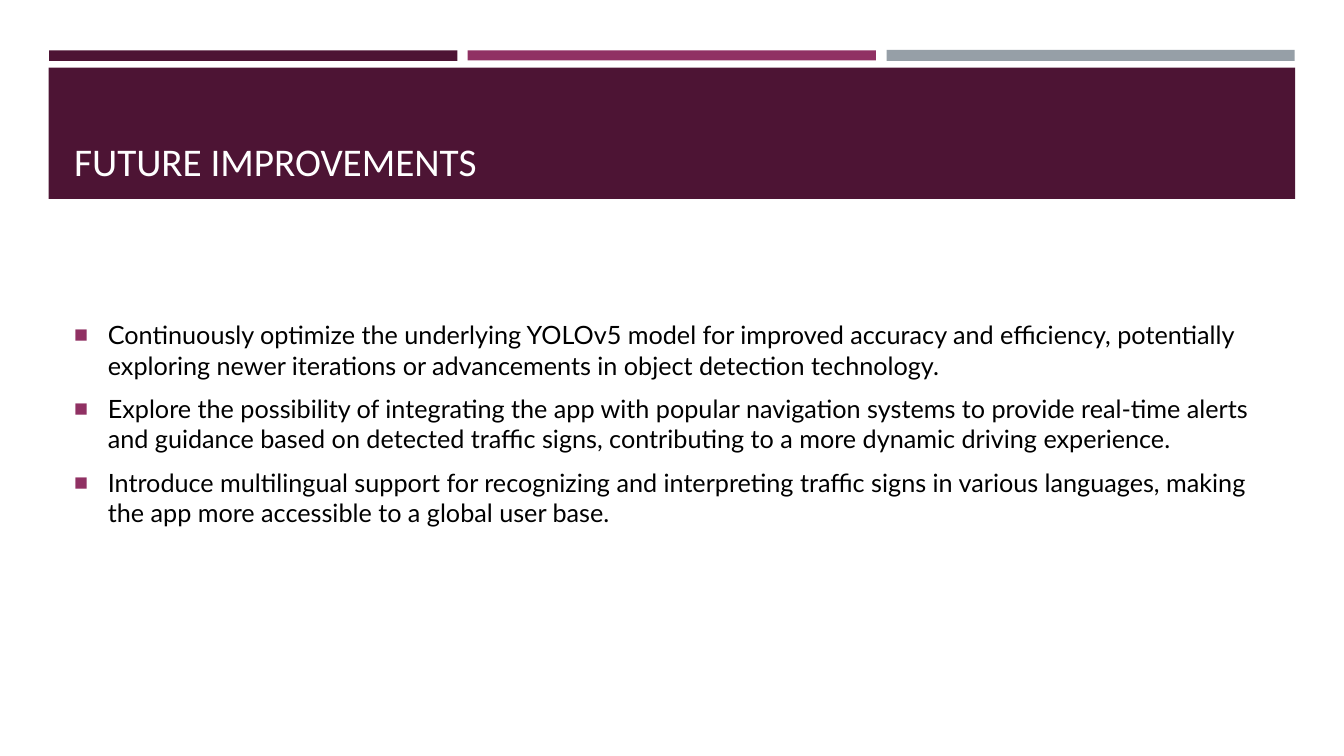
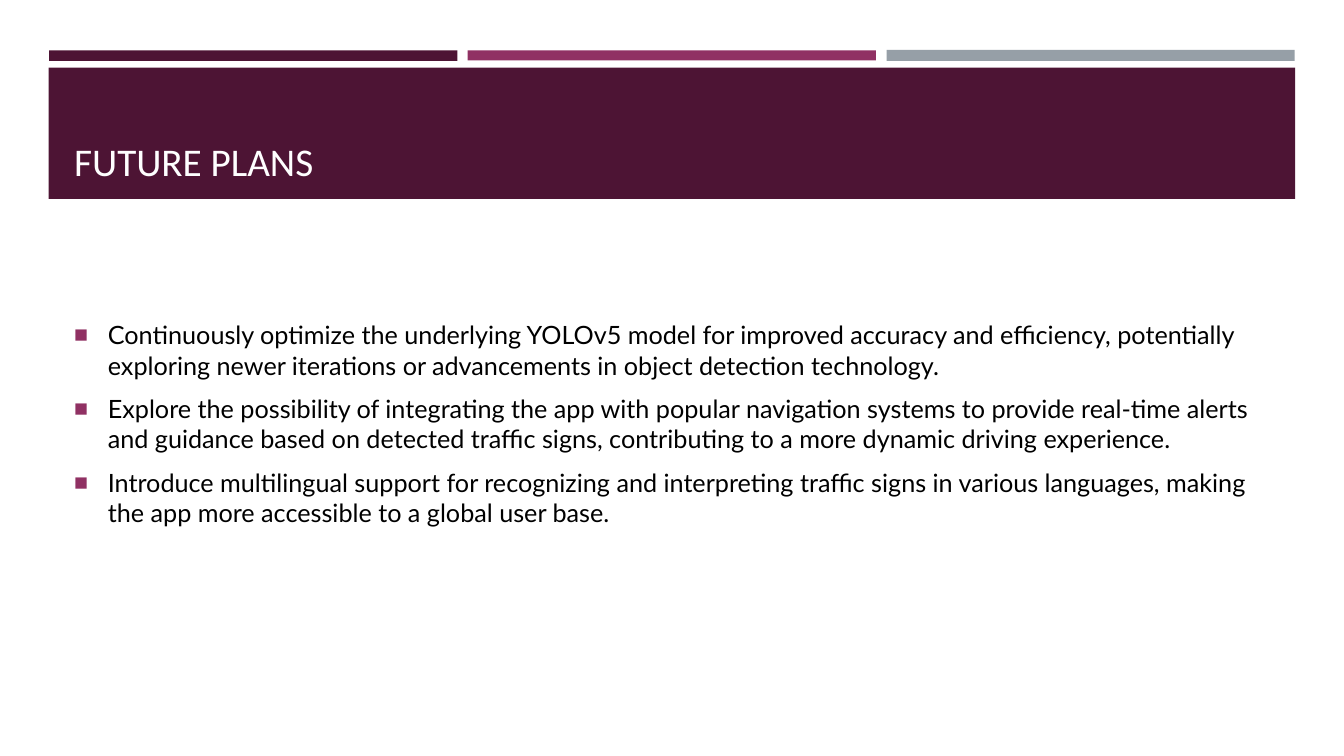
Before and after one commit to ddekiru/TrafficSignRecognition, a slide deck: slide 7 of Report/Traffic sign detection.pptx. Drawn at 1344x756 pixels with LibreOffice and Linux fonts; fonts in the diff are those of the drawing. Boxes give left, top, right and bottom in pixels: in the first picture for what was removed or moved away, otherwise in the second. Text is boxed around its words. In the diff, an @@ line names an element or a change of style, - is before the commit and + after.

```diff
--- a/Report/Traffic sign detection.pptx
+++ b/Report/Traffic sign detection.pptx
@@ title at (74,150,314,177): text changed @@
-FUTURE IMPROVEMENTS
+FUTURE PLANS
```
Also in this commit, not shown: 3 other slides changed, 1 slide added.
